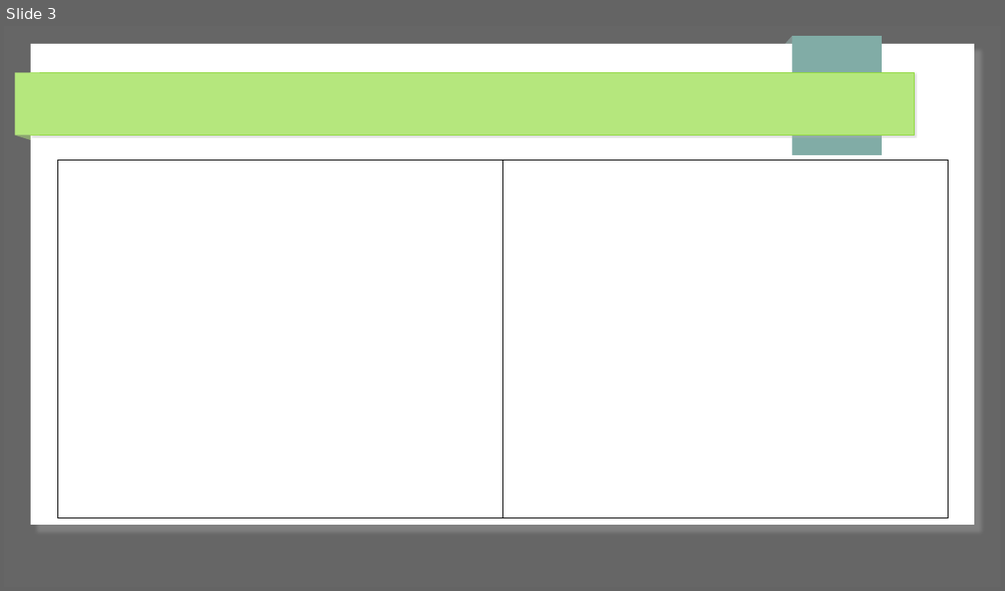
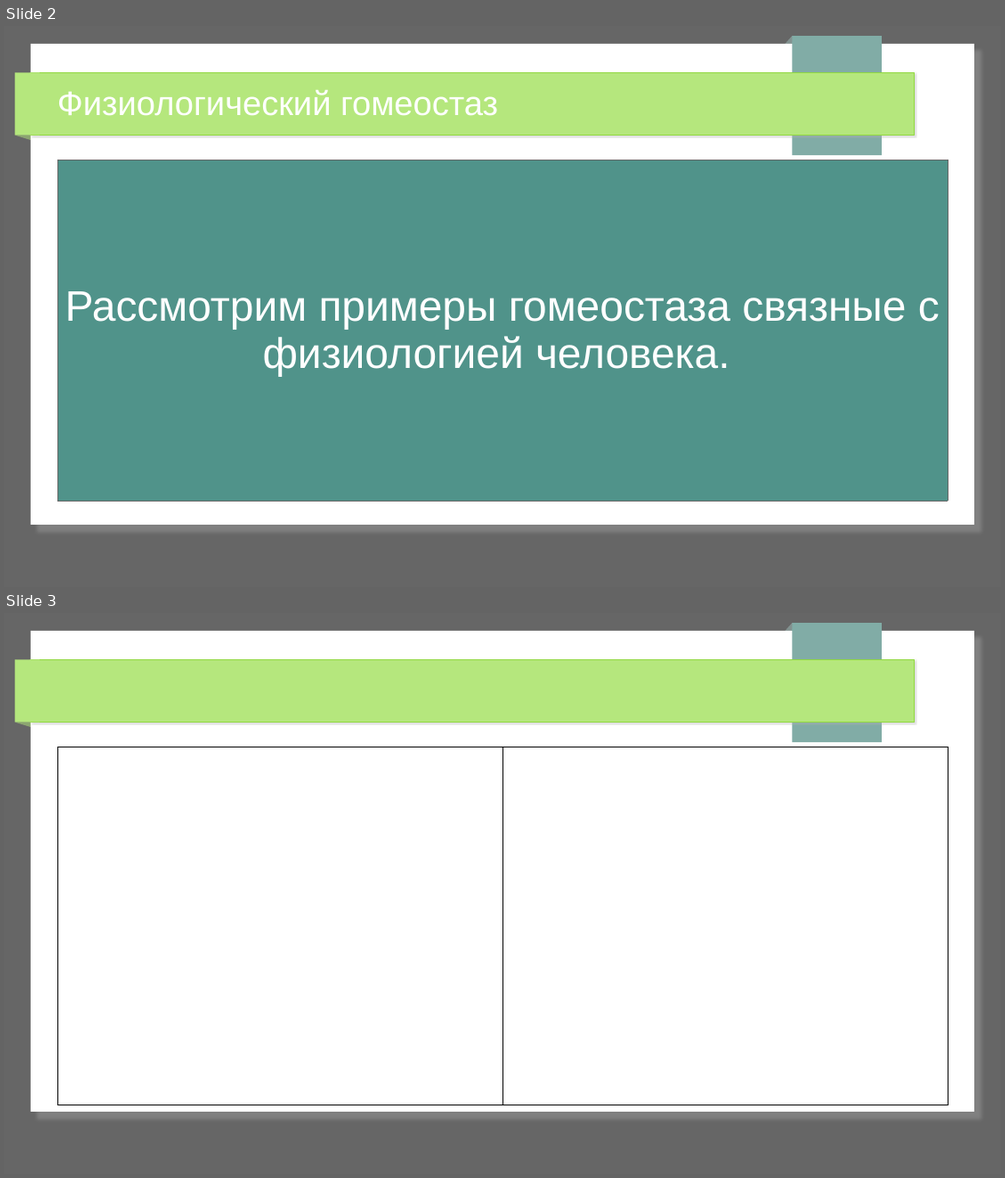
Before and after one commit to Chularev/articles, a slide deck: Psychology/гомеастаз.odp. Shown one above the other, each under a label of ours: slide 3 before the commit, slides 2 and 3 after it. The pictures are 1005x591 and 1005x1178 pixels, drawn with LibreOffice and Linux fonts; fonts in the diff are those of the drawing. Boxes give left, top, right and bottom in pixels: in the first picture for what was removed or moved away, otherwise in the second. Text is boxed around its words. In the diff, an @@ line names an element or a change of style, - is before the commit and + after.

```diff
--- a/Psychology/гомеастаз.odp
+++ b/Psychology/гомеастаз.odp
@@ slide 2 added at bbox=[4, 26, 1001, 587], background #666666; not listed: 7 template elements that a slide beside it also shows @@
@@ title added at bbox=[57, 90, 498, 116], 27 pt, text #FFFFFF @@
+Физиологический гомеостаз
@@ table added at bbox=[57, 160, 947, 501], 1 rows, 1 columns @@
+Рассмотрим примеры гомеостаза связные с физиологией человека.
```
Also in this commit, not shown: 1 slide changed, 1 slide removed, 2 other files.
